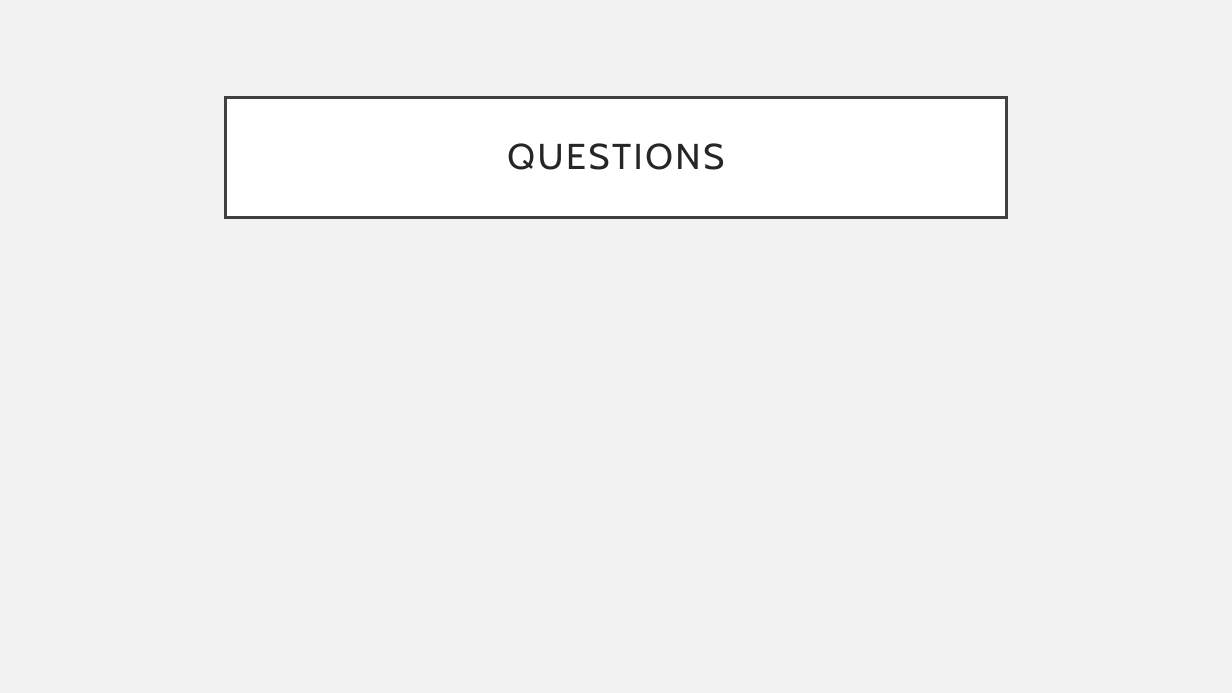
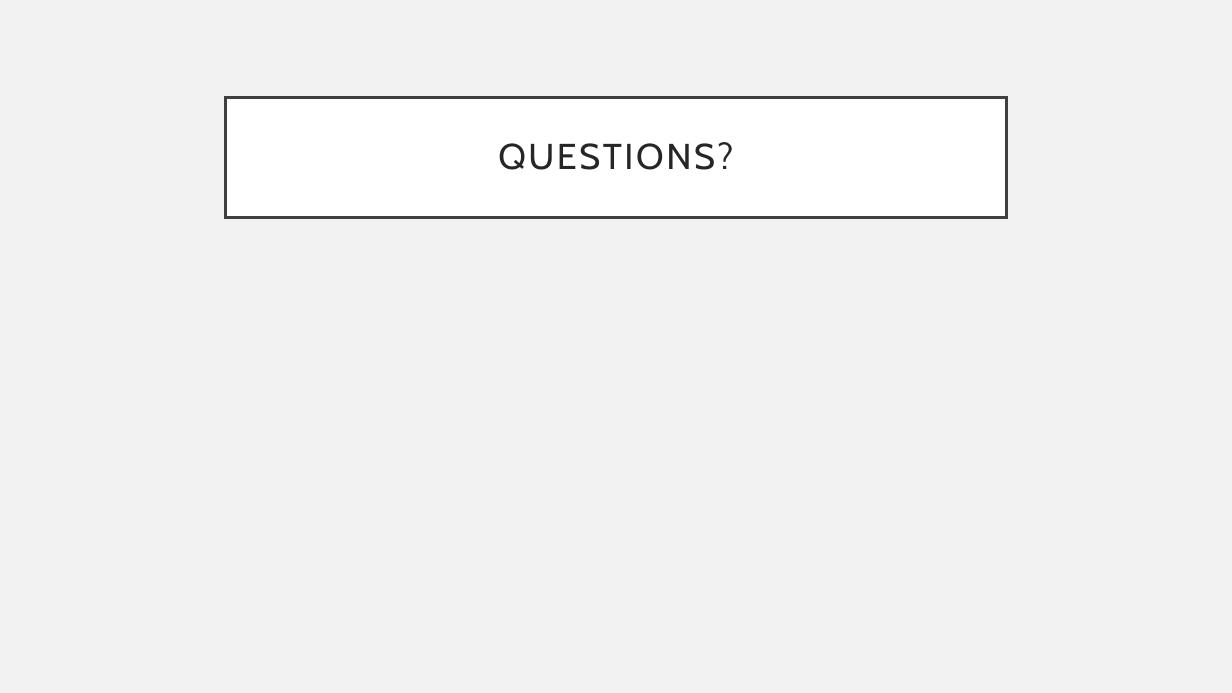
Before and after one commit to Risch1997/IIT-Project, a slide deck: slide 15 of OUR-PRESENTATION.pptx (slide 14 before the commit). Drawn at 1232x693 pixels with LibreOffice and Linux fonts; fonts in the diff are those of the drawing. Boxes give left, top, right and bottom in pixels: in the first picture for what was removed or moved away, otherwise in the second. Text is boxed around its words. In the diff, an @@ line names an element or a change of style, - is before the commit and + after.

```diff
--- a/OUR-PRESENTATION.pptx
+++ b/OUR-PRESENTATION.pptx
@@ title at box(498, 142, 733, 170): text changed @@
-QUESTIONS
+QUESTIONS?
```
Also in this commit, not shown: 2 other slides changed, 1 slide added.
